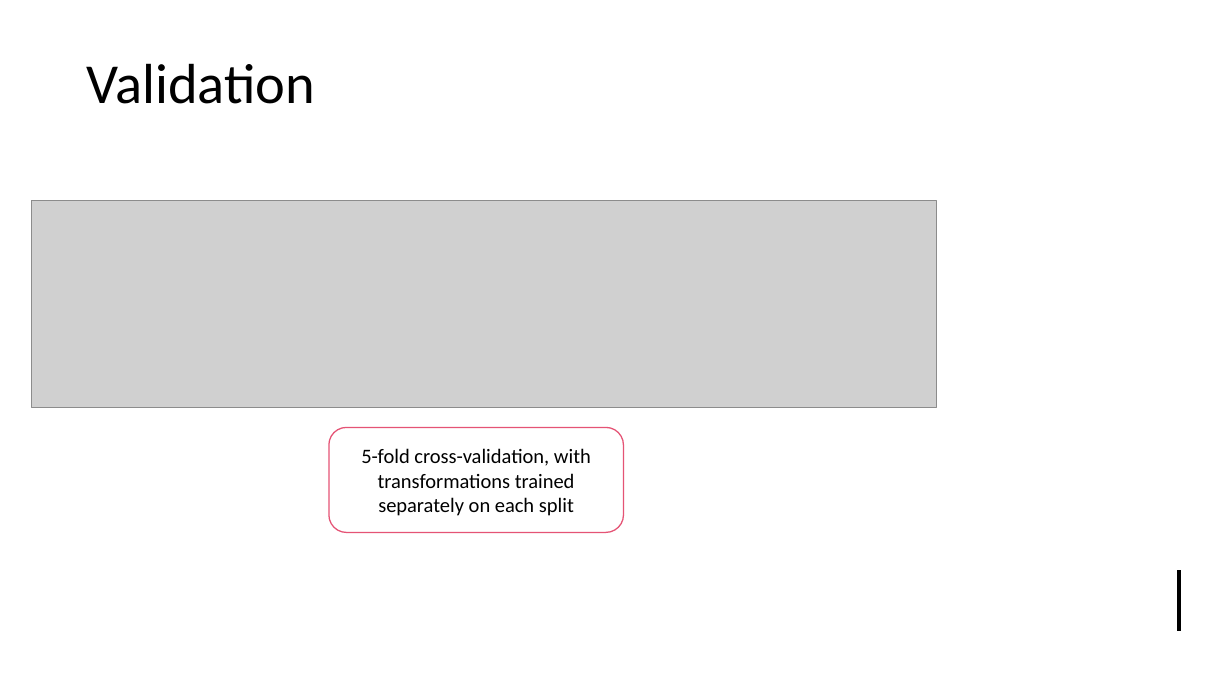
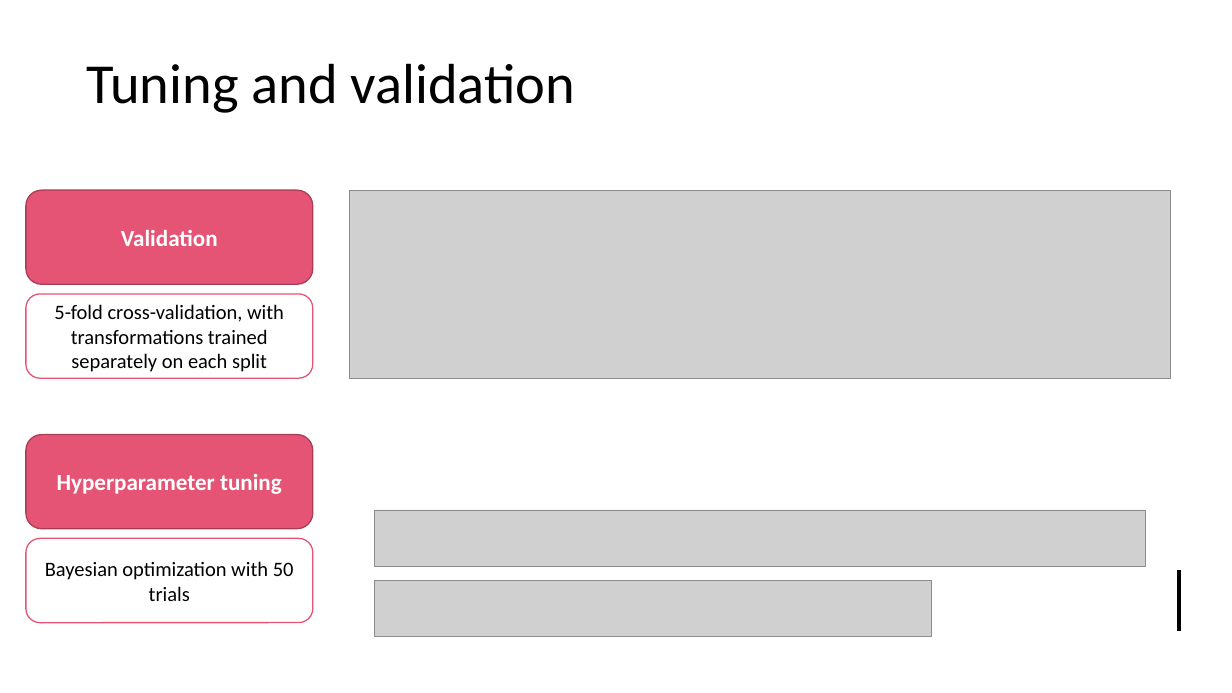
Before and after one commit to tjstarak/DSBA-ML2, a slide deck: slide 8 of slides/ML2_deck.pptx. Drawn at 1232x693 pixels with LibreOffice and Linux fonts; fonts in the diff are those of the drawing; grey boxes stand for pictures. Boxes give left, top, right and bottom in pixels: in the first picture for what was removed or moved away, otherwise in the second. Text is boxed around its words. In the diff, an @@ line names an element or a change of style, - is before the commit and + after.

```diff
--- a/slides/ML2_deck.pptx
+++ b/slides/ML2_deck.pptx
@@ title at (x1=86, y1=63, x2=575, y2=113): text changed @@
-Validation
+Tuning and validation
@@ rounded rectangle added at (x1=26, y1=190, x2=313, y2=285), fill #E55375, outline #A93D57 1 pt, 18 pt, text #FFFFFF, bold @@
+Validation
@@ picture resized from (x1=31, y1=201, x2=936, y2=408) to (x1=349, y1=190, x2=1170, y2=378) @@
@@ rounded rectangle "5-fold cross-validation, with transformations trained ..." resized from (x1=329, y1=428, x2=624, y2=533) to (x1=26, y1=294, x2=313, y2=378) @@
@@ rounded rectangle added at (x1=26, y1=434, x2=313, y2=529), fill #E55375, outline #A93D57 1 pt, 18 pt, text #FFFFFF, bold @@
+Hyperparameter tuning
@@ rounded rectangle added at (x1=26, y1=539, x2=313, y2=623), outline #E55375 1 pt, 16 pt, text #000000 @@
+Bayesian optimization with 50 trials
@@ picture added at (x1=374, y1=510, x2=1145, y2=567) @@
@@ picture added at (x1=374, y1=580, x2=932, y2=636) @@
```
Also in this commit, not shown: 1 other slide changed.
